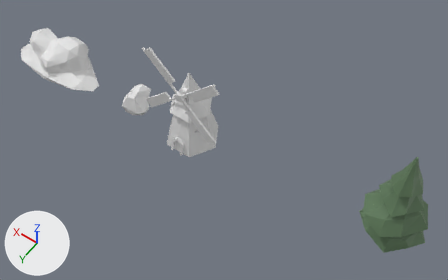
An edit to the Blender file arbol1.blend, drawn before and after from the same camera.
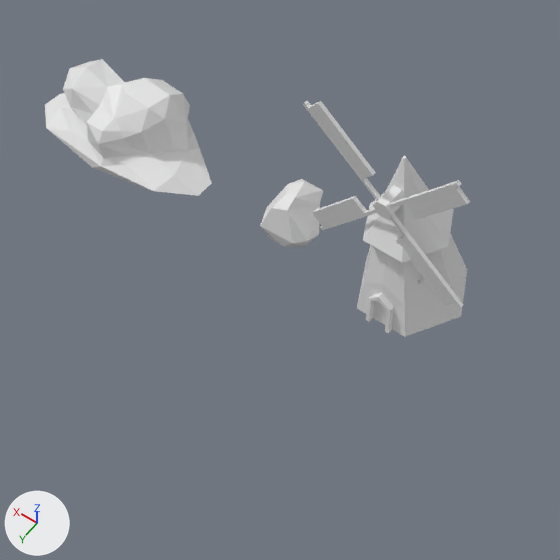
Each version appears first whole from a 50 mm camera at (-2.0, 42.4, 69.0) aimed at (27.8, 0.7, 3.6), and next in a close-up on the part from 0% to 58% of the width and 0% to 93% of the height. The axes (+X, +Y, +Z) are drawn at lower left. The lights are the same throughout.

The first close-up shows 'Icosphere', 'Mball.004', 'molino'.
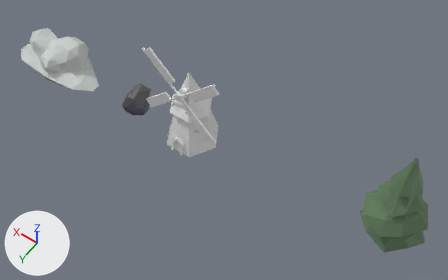
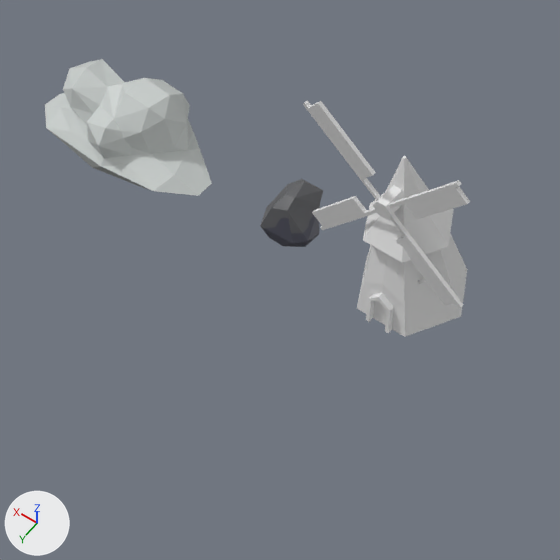
Pixel boxes (x1, y1, x2, y2) of what changed, in the close-ups (560 x 560 px; the box of a moved part takes in the faces that stretch with it):
'Mball.004', recoloured, reshaped, surface changed (white to grey)
    both: (45, 59, 212, 196)
'Icosphere', recoloured
    both: (260, 179, 323, 247)
part 1 of me_mesh, moved or reshaped
    both: (87, 105, 131, 158)

What the commit changed:
Picture 'NUBE' (img_nube) is new.
Picture 'roca' (img_roca) is new.
Material 'nube' (mat_nube) is new.
Its texture is img_nube.
Material 'roca' (mat_roca) is new.
Its texture is img_roca.
me_roca has 26 vertices, 48 faces and spans x -0.91..1.01, y -0.92..0.78, z -0.62..0.97.
me_roca now uses material mat_roca (picture img_roca).
me_mesh has 74 vertices, 126 faces and spans x -1.41..1.35, y -1.06..0.89, z -0.94..5.22.
me_mesh is used by ob_mball_004; location (61.39, -0.15, -2.61); scale (5.84, 3.72, 0.942).
Part 1, on me_mesh:
Vertex 13 of me_mesh moves from (-0.19, 0.61, 3.44) at pixel (102, 131) to (-0.24, 0.58, 3.83) at pixel (105, 128).
Vertex 58 of me_mesh moves from (-0.19, 0.79, 2.58) at pixel (98, 144) to (-0.24, 0.85, 2.77) at pixel (98, 145).
me_mesh part 2: texture (UV) coordinates changed.
me_mesh now uses material mat_nube (picture img_nube).
